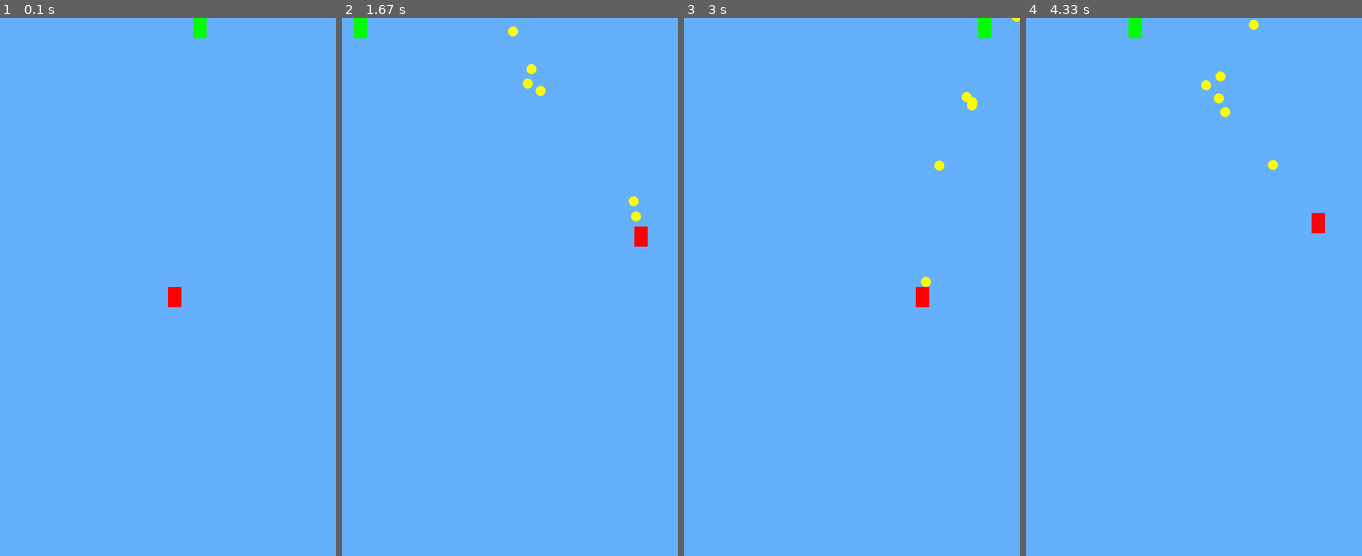
Above: before the commit, frames 1-4 (left to right).
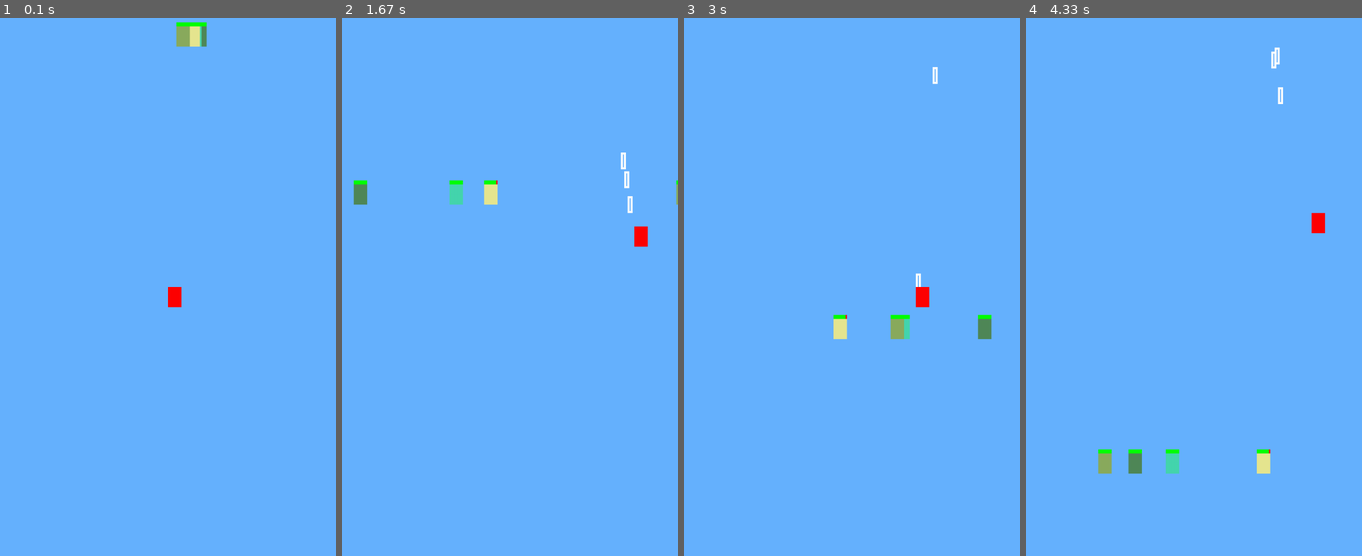
Above: after the commit, the same moments.

Repository: CCCCOOH/my-little-game-in-Pygame-of-Python
Game: pygame game, started from main.py
Same seed, same stepped clock (60 frames per second), same inputs: the game is played once before the commit and once after it.
Inputs:
- Up to frame 1 (0.1 s): no input
- Up to frame 2 (1.67 s): tap Space at 0.33, 0.73, 1.03, 1.23, 1.57 s; hold Right 0.67-1.13 s; hold Up 1.17-1.47 s; hold Right from 1.5 s (still down)
- Up to frame 3 (3 s): tap Space at 1.87, 2.07, 2.37, 2.63, 2.97 s; release Right at 1.97 s; hold Left 2-2.53 s; hold Down 2.57-2.87 s; hold Left from 2.9 s (still down)
- Up to frame 4 (4.33 s): tap Space at 3.27, 3.4, 3.8, 4.1 s; release Left at 3.3 s; hold Up 3.33-3.7 s; hold Right from 3.73 s (still down)

The runs differ from the first frame. In frame 1, 0.4% of the frame differs, in the area x 52-62%, y 0-6%; in frame 2, 1.2%; in frame 3, 1.1%; in frame 4, 1.3%, in the area x 21-77%, y 0-85%.

Commit message:
Add files via upload

Diff:
--- a/main.py
+++ b/main.py
@@ -12,6 +12,15 @@
 pygame.display.set_caption("怀念高中第一次学习Pygame的那个暑假。")
 clock = pygame.time.Clock()
 
+
+class Point():
+    def __init__(self, x, y):
+        self.x = x
+        self.y = y
+
+#### 检测 Rectangle 碰撞 ####
+
+
 class Color(pygame.Color):
     lbl = (102, 178, 255)
     red = pygame.Color("Red")
@@ -31,7 +40,8 @@
         self.width = 40
         self.height = 60
         self.vel = Speed.normal     # How fast our gameobject move.
-        self.hitbox = (self.x )
+        self.hitbox = (self.x, self.y, self.width, self.height)    # 碰撞衫
+        self.hitboxBorder = 5
     def move_OK(self):
        '''
         先不管拉!爱去哪去哪里！！
@@ -40,7 +50,8 @@
         '''
         更新对象画面
         '''
-        pygame.draw.rect(screen, pygame.Color("Red"), (self.x, self.y, self.width, self.height))
+        self.hitbox = (self.x, self.y, self.width, self.height) # 同步碰撞杉
+        pygame.draw.rect(screen, pygame.Color("Red"), (self.x, self.y, self.width, self.height))    # 绘制碰撞杉
     def left(self):
         self.x -= self.vel
     def right(self):
@@ -54,34 +65,83 @@
     '''
     x, y, width, height, end
     '''
-    def __init__(self, x: int, y: int, width: int, height: int):
+    def __init__(self, x: int, y: int, width: int, height: int, color: (int, int, int)):
+        self.max_hp = 100
+        self.hp = 100
+        self.color = color
         self.x = x
         self.y = y
         self.width = width
         self.height = height
-        self.vel = randint(Speed.slow, Speed.fast)
+        self.hp_bar_width = self.width
+        self.hp_bar_height = self.height // 5
+        self.x_vel = randint(Speed.slow, Speed.fast)
+        self.y_vel = Speed.slow
+        self.hitbox = (self.x, self.y, self.width, self.height)
+        self.hitboxBorder = 10
+        self.bar_gap = 10
+        self.bar_backcolor = Color("Red")
+        self.hp_bar_border = 2
+        self.hp_back_bar = (self.x, self.y - self.hp_bar_height, self.hp_bar_width, self.hp_bar_height)
+        self.hp_front_bar = ((self.x, self.y - self.hp_bar_height, self.hp_bar_width * (self.hp / self.max_hp), self.hp_bar_height))
+        self.hp_front_color = Color("Green")
+
     def rand_move(self):
         if self.x > WIDTH or self.x < 0:
-            self.vel *= -1
-        self.x += self.vel
+            self.x_vel *= -1
+        if self.y < 0 or self.y > HEIGHT:
+            self.y_vel *= -1
+
+        self.y += self.y_vel
+        self.x += self.x_vel
     def update(self):
         self.rand_move()
-        pygame.draw.rect(screen, Color("Green"), (self.x, self.y, self.width, self.height))
-# NVIDIA
+        #### ----------------------------------------------------------------------------------------- #### 更新盒子位置
+        self.hitbox = (self.x, self.y, self.width, self.height)
+        self.hp_back_bar = (self.x, self.y - self.hp_bar_height, self.hp_bar_width, self.hp_bar_height)
+        self.hp_front_bar = (
+        (self.x, self.y - self.hp_bar_height, self.hp_bar_width * (self.hp / self.max_hp), self.hp_bar_height))
+        #### ----------------------------------------------------------------------------------------- ####
+        pygame.draw.rect(screen, self.color, self.hitbox) # 碰撞箱
+        pygame.draw.rect(screen, self.bar_backcolor, self.hp_back_bar)   # 绘制雪条背景
+        pygame.draw.rect(screen, self.hp_front_color, self.hp_front_bar)    # 绘制雪条
+        #### ----------------------------------------------------------------------------------------- #### 更新画布绘制
+
+class EnemyList(object):
+    def __init__(self):
+        self.list = []
+        for i in range(5):
+            rand_color = (randint(1, 255), randint(1, 255), randint(1, 255))
+            self.list.append(Enemy(WIDTH // 2, 0, player.width, player.height, rand_color))
+    def __iter__(self):
+        for enemy in self.list:
+            yield enemy
+        return
+    def add_randColor(self):
+        self.list.append(Enemy(WIDTH // 2, 0, player.width, player.height, (randint(1, 255), randint(1, 255), randint(1, 255))))
+    def kill_enemy(self, enemy):
+        self.list.pop(self.list.index((enemy)))
+    def update(self):
+        for enemy in self.list:
+            enemy.update()
 
 #### 抛射物 ####
 class Bullet(object):
     '''
     x, y, r, color
     '''
-    def __init__(self, x: int, y: int, radius: int, color: (int, int, int)):
+    def __init__(self, x, y):
         self.x = x
         self.y = y
-        self.radius = radius
-        self.color = color
-        self.vel = randint(Speed.normal, Speed.fast)
-    def update(self):
-        pygame.draw.circle(screen, self.color, (self.x, self.y), self.radius)
+        self.width = 15
+        self.height = 50
+        self.color = Color("green")
+        self.color = Color("green")
+        self.vel = randint(Speed.fast * 2, Speed.fast * 4)
+        self.hitbox = (self.x, self.y, self.width, self.height)
+    def update(self):
+        self.hitbox = (self.x, self.y, self.width, self.height)
+        pygame.draw.rect(screen, Color("White"), self.hitbox, 6)
 
 class BulletList(object):
     '''
@@ -89,24 +149,68 @@
     '''
     SIZE = 5
     def __init__(self):
-        self.bullets = []
-    def reload(self, player):
-        if len(self.bullets) <= BulletList.SIZE:
-            self.bullets.append(Bullet(player.x + randint(0, player.width), player.y, 15, pygame.Color("YELLOW")))  # 添加弹丸
+        self.list = []
+        self.damage = 10
+    def __iter__(self):
+        for bullet in self.list:
+            yield bullet
+        return
+    def kill_bullet(self, bullet):
+        self.list.pop(self.list.index(bullet))
+    def appand(self, player):
+        if len(self.list) <= BulletList.SIZE:
+            self.list.append(Bullet(player.x, player.y))  # 添加弹丸
+
     def move_all(self):
-        for bullet in self.bullets:
+        for bullet in self.list:
             if bullet.x >= 0 and bullet.x <= WIDTH and bullet.y >= 0 and bullet.y <= HEIGHT:
                 bullet.y -= bullet.vel
             else:
-                self.bullets.pop(self.bullets.index(bullet))  # 删除该子弹
-    def update(self):
-        for bullet in bulletlist.bullets:
+                self.list.pop(self.list.index(bullet))  # 子弹出界清除机制
+
+    def update(self, enemylist):
+        #### 检查子弹和敌人的碰撞 ####
+        for bullet in self:
+            for enemy in enemylist:
+                if CollisionController.RectCollide(enemy.hitbox, bullet.hitbox):
+                    enemy.hp -= self.damage
+                    self.kill_bullet(bullet)
+                    if enemy.hp <= 0:
+                        enemylist.kill_enemy(enemy) # 删除敌人
+                    break
+        #### ----------------- ####
+
+        #### ----------------- #### 更新画面中所有子弹s
+        for bullet in bulletlist:
             bullet.update()
+        #### ----------------- ####
+
+
+class CollisionController():
+    def RectCollide(hitbox1, hitbox2):
+        '''
+        检测四个点是否在另一个矩形体内即可
+        box1 = (x, y, width, height)
+                0  1   2     3
+        :param hitbox1:
+        :param hitbox2:
+        :return:
+        '''
+        p1 = Point(hitbox1[0], hitbox1[1])
+        p2 = Point(hitbox1[0] + hitbox1[2], hitbox1[1])
+        p3 = Point(hitbox1[0], hitbox1[1] + hitbox1[3])
+        p4 = Point(hitbox1[0] + hitbox1[2], hitbox1[1] + hitbox1[3])
+        points = [p1, p2, p3, p4]
+        for p in points:
+            if p.x >= hitbox2[0] and p.x <= hitbox2[0] + hitbox2[2] and p.y >= hitbox2[1] and p.y <= hitbox2[1] + hitbox2[3]:
+                return True
+        return False
 
 #### 创建游戏对象 ####
 player = Player()       # 玩家
 bulletlist = BulletList()   # 弹夹
-enemy = Enemy(WIDTH // 2, 0, player.width, player.height)
+enemylist = EnemyList() # 小怪列表
+collision_controller = CollisionController()    # 碰撞控制器
 #### ---------- ####
 
 if __name__ == "__main__":
@@ -129,7 +233,7 @@
             player.down()
             # 子弹发射!
         if keys[pygame.K_SPACE]:
-            bulletlist.reload(player) # 装弹
+            bulletlist.appand(player) # 装弹
         # --------------------- #
 
         #--------------------- # 刷新背景
@@ -143,9 +247,9 @@
         #### ------ ####
 
         # --------------------- # 更新对象绘制
-        bulletlist.update()
+        bulletlist.update(enemylist)
         player.update()
-        enemy.update()
+        enemylist.update()
         # --------------------- # 更新游戏画面
         pygame.display.flip()
         pygame.display.update()
